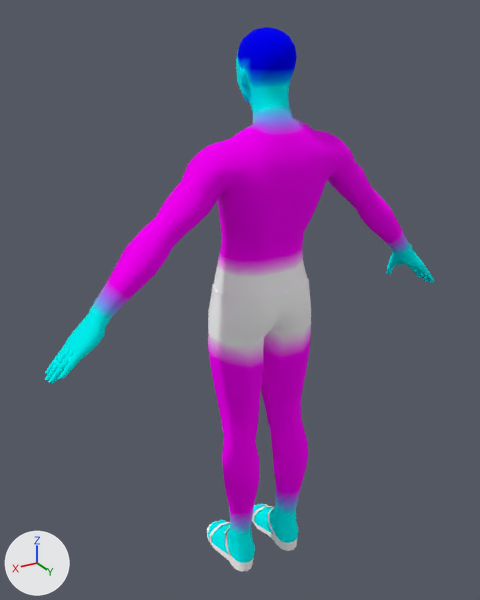
The glTF model SBlenderAssistAddon/template/mesh/c0101.glb, before and after one commit.
Camera for both pictures: a camera (50 mm lens) standing at (1.026, 1.561, 1.781) and looking at (0.126, 0.061, 1.031). Arrows for +X, +Y and +Z are at lower left; the lights stay in place. The first picture is the older version. Vertices at exactly the same position are counted once.

The first picture shows 'Hyur M'.
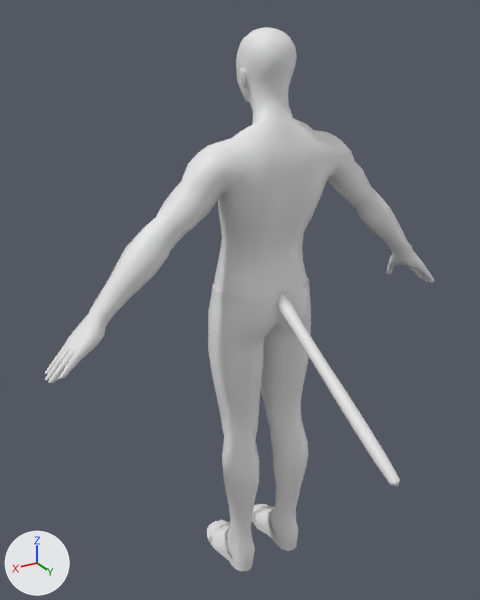
Commit message: Added tail to mannequin

What differs and where, as boxes [x1, y1, x2, y2] in the pictures (480 x 600 px):
part 1 of me_c0101f0001_fac_1, added
    after: [276, 293, 400, 487]
part 2 of me_c0101f0001_fac_1, recoloured (lighter)
    both: [236, 27, 297, 112]
part 3 of me_c0101f0001_fac_1, recoloured (pink to white)
    both: [92, 105, 411, 320]
part 4 of me_c0101f0001_fac_1, recoloured
    both: [45, 246, 434, 383]
part 5 of me_c0101f0001_fac_1, recoloured (pink to white)
    both: [208, 263, 311, 563]
part 6 of me_c0101f0001_fac_1, recoloured
    both: [208, 278, 311, 345]
part 7 of me_c0101f0001_fac_1, recoloured
    both: [207, 504, 297, 572]

What changed in the scene script:
```text
Change me_c0101f0001_fac_1:
    used by ob_hyur_m; location = (0.0, 0.0, 0.0)
    remove me_c0101f0001_fac_1.from_pydata(...)  # 2720 vertices, 5239 faces; spans x -0.69..0.69, y -0.19..0.12, z 0.0..1.75
    remove me_c0101f0001_fac_1.materials.append(mat_mt_c0101f0001_etc_a_hair_shpk)
    remove me_c0101f0001_fac_1.materials.append(mat_mt_c0101f0001_etc_c_characterocclusion_shpk)
    add me_c0101f0001_fac_1.from_pydata(...)  # 2801 vertices, 5395 faces; spans x -0.69..0.69, y -0.19..0.62, z 0.0..1.75
    me_c0101f0001_fac_1 part 1: a new loose piece of 81 vertices spanning x -0.02..0.02, y 0.07..0.62, z 0.69..1.04
    me_c0101f0001_fac_1 part 2: 2196 faces spanning x -0.08..0.08, y -0.13..0.07, z 1.53..1.75 switch from mat_mt_c0101f0001_fac_a_skin_shpk to no material
    me_c0101f0001_fac_1 part 3: 792 faces spanning x -0.55..0.55, y -0.13..0.12, z 1.05..1.56 switch from mat_mt_c0101b0001_a_skin_shpk to no material
    me_c0101f0001_fac_1 part 4: 844 faces spanning x -0.69..0.69, y -0.07..0.07, z 0.91..1.08 switch from mat_mt_c0101b0001_a_skin_shpk_001 to no material
    me_c0101f0001_fac_1 part 5: 794 faces spanning x -0.18..0.18, y -0.18..0.09, z 0.02..1.09 switch from mat_mt_c0101b0001_a_skin_shpk_002 to no material
    me_c0101f0001_fac_1 part 6: 192 faces spanning x -0.18..0.18, y -0.13..0.1, z 0.87..1.03 switch from mat_mt_c0101e0000_dwn_a_character_shpk to no material
    me_c0101f0001_fac_1 part 7: 285 faces spanning x -0.15..0.15, y -0.19..0.07, z 0.0..0.12 switch from mat_mt_c0101e0000_sho_a_character_shpk to no material
```
